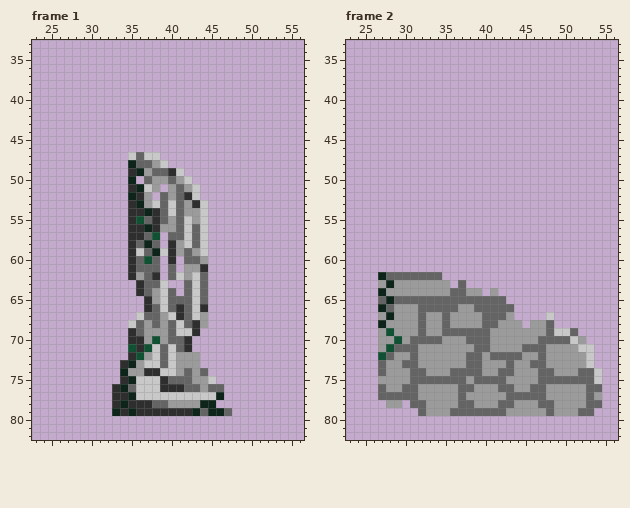
Pixel-art file -- Aseprite/Scenery/Ruins.aseprite. The first picture shows the starting point.
80x100 pixels, 3 frames. Shown: frame 1: x 23..56, y 33..82; frame 2: x 23..56, y 33..82. The commit also changed other frames, which this record leaves out.
New version:
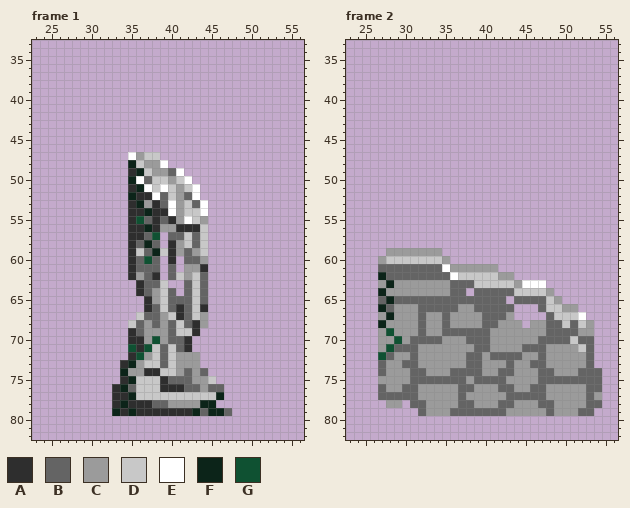
Palette (. is transparent): A #2e2e2e  B #646464  C #9b9b9b  D #c8c8c8  E #ffffff  F #0c2419  G #0f5132
Changes in this commit:
Frame 1:
Colour B gives way to colour A in row 54 at x 39; in row 56 at x 41 and 43.
Colour C gives way to colour A in row 52 at x 37; in row 55 at x 40.
Colour D gives way to colour A in row 53 at x 38; in row 56 at x 42.
Colour A gives way to colour B in row 49 at x 40; in row 52 at x 42; in row 53 at x 43.
Colour B gives way to colour C in row 47 at x 36; in row 48 at x 37; in row 49 at x 38 to 39; in row 50 at x 40; in rows 51 to 55 at x 41.
Colour D gives way to colour C in row 55 at x 44.
Colour B gives way to colour D in row 48 at x 36.
Colour C gives way to colour D in row 49 at x 37; in row 50 at x 38 to 39 and 41; in row 51 at x 38, 40 and 42; in row 52 at x 40; in row 53 at x 42; in row 54 at x 42 to 43.
Colour C gives way to colour D in row 55 at x 43.
The edit adds colour E in row 50 at x 36; in row 51 at x 39; in row 52 at x 38.
Colour D gives way to colour E in row 47 at x 35; in row 48 at x 39; in row 49 at x 41; in row 50 at x 42; in row 51 at x 37 and 43; in row 52 at x 43.
Colour D gives way to colour E in rows 53 to 54 at x 40 and 44; in row 55 at x 42.
Frame 2:
The edit adds colour B in row 61 at x 27 to 34; in row 62 at x 35; in row 63 at x 36 and 38; in row 64 at x 40 and 42 to 43; in row 65 at x 44 to 47; in row 66 at x 47.
The edit adds colour B in row 68 at x 49 and 51; in row 70 at x 53.
Colour C gives way to colour B in row 64 at x 39 and 41; in row 70 at x 52.
Colour D gives way to colour B in row 67 at x 48; in row 69 at x 49 to 50; in rows 71 to 73 at x 53; in rows 74 to 75 at x 54.
The edit adds colour C in row 59 at x 28 to 34; in row 60 at x 27 and 35; in row 61 at x 36 to 41; in row 62 at x 42 to 43; in row 63 at x 44; in row 64 at x 48.
The edit adds colour C in row 65 at x 49; in row 66 at x 50 to 51; in row 68 at x 53; in row 69 at x 52 to 53.
The edit adds colour D in row 60 at x 28 to 34; in row 62 at x 37 to 41; in row 63 at x 39 to 43; in row 64 at x 44 to 47; in row 65 at x 48; in row 66 at x 48 to 49.
The edit adds colour D in row 67 at x 49 to 51; in row 68 at x 50 and 52.
The edit adds colour E in row 61 at x 35; in row 62 at x 36; in row 63 at x 45 to 47; in row 67 at x 52.
The edit erases colour C in row 64 at x 38.
Pixel boxes of the changes (left, top, right, bottom) in both pictures:
changed: (128, 152, 208, 232)
changed: (378, 248, 602, 384)
